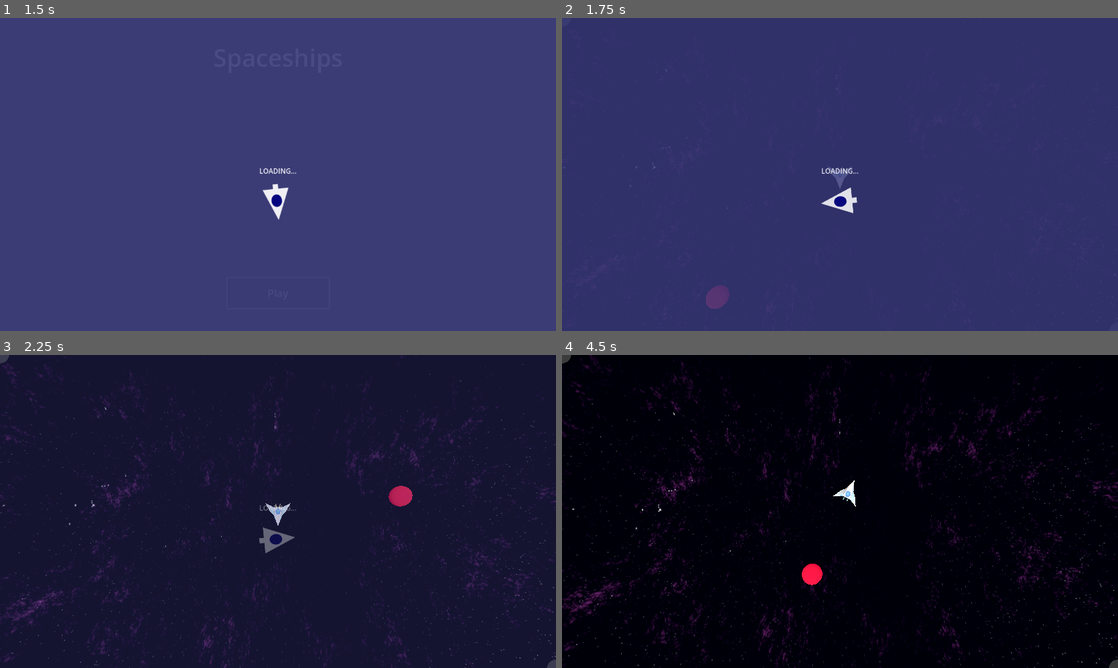
Above: before the commit, frames 1-4 (two rows, left to right).
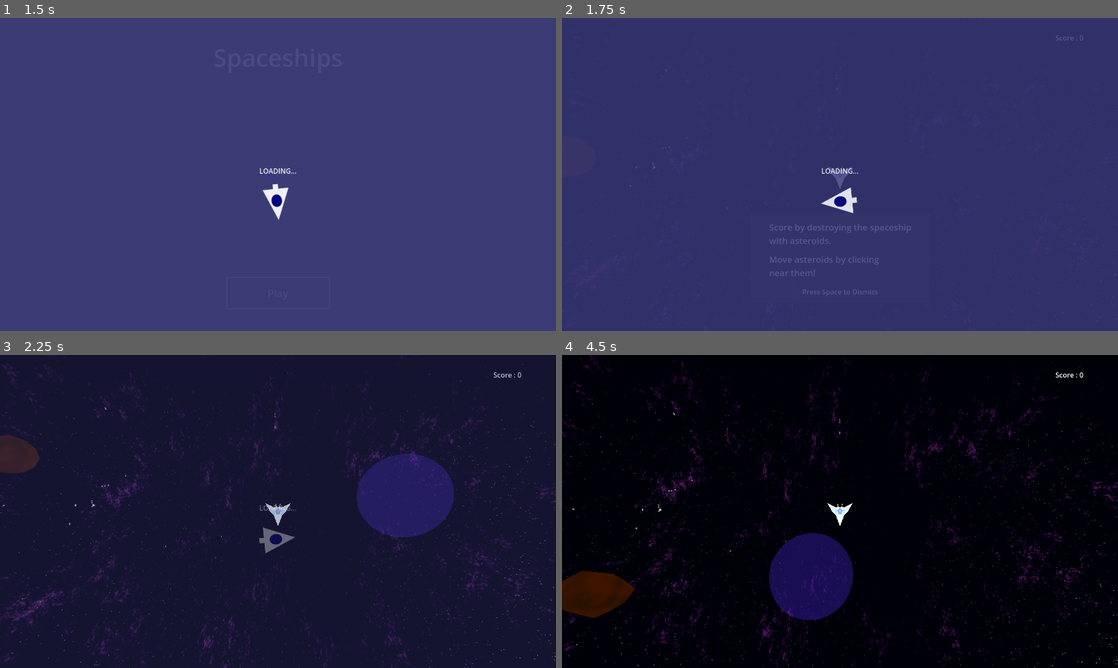
Above: after the commit, the same moments.

Repository: T0MIS0N/spaceships
Game: Godot game, scene res://UI/main_menu.tscn
Two runs of this game, one before a commit and one after it. Both use one fixed random seed, a clock stepped at 60 frames per second and the inputs below. Sound files missing from this copy of the repository are replaced by a short silence.
Inputs (mouse positions are in pixels of both pictures, inside the frame that each line leads up to):
- Up to frame 1 (1.5 s): click "Play" at 0.5 s; click "Play" at 1.25 s
- Up to frame 2 (1.75 s): no input
- Up to frame 3 (2.25 s): tap Space at 2 s; move the mouse to (400, 495) at 2.02 s; click (400, 495) at 2.1 s
- Up to frame 4 (4.5 s): tap Enter (ui_accept) at 2.27, 2.3, 2.57, 2.85, 3.02, 3.32, 3.8 s; move the mouse to (728, 527) at 2.77 s; click (728, 527) at 3.05 s; move the mouse to (895, 442) at 3.52 s; click (895, 442) at 3.6 s; move the mouse to (812, 574) at 4.27 s; click (812, 574) at 4.35 s

Frame 1 is identical in both runs. In frame 2, 0.7% of the frame differs, in the area x 0-94%, y 5-93%; in frame 3, 4.4%; in frame 4, 5.1%, in the area x 0-100%, y 0-100%.

Commit message:
Add Asteroids and Basic Game Logic
Add Asteroids to the game that move in a constant direction that can be changed by clicking near them.

Add a score label and a tool-tip to help players know what they're supposed to do in the game.

Diff:
--- /dev/null
+++ b/Hazards/asteroid.gd
@@ -0,0 +1,40 @@
+extends CharacterBody3D
+
+@export var speed = 4.0
+@export var direction : Vector3
+
+var rotation_vector : Vector3
+
+@onready var asteroid_sfx = $AudioStreamPlayer
+@onready var collision_shape = $Hitbox/CollisionShape3D
+
+
+func _ready():
+	set_new_rotation()
+
+
+func _physics_process(delta):
+	velocity.x = direction.x * speed
+	velocity.z = direction.z * speed
+
+	rotation_degrees.x = wrapf(rotation_degrees.x + rotation_vector.x,-180,180)
+	rotation_degrees.y = wrapf(rotation_degrees.y + rotation_vector.y,-180,180)
+	rotation_degrees.z = wrapf(rotation_degrees.z + rotation_vector.z,-180,180)
+
+	move_and_slide()
+
+
+func _on_hitbox_area_entered(area):
+	destroy_self()
+
+
+func destroy_self():
+	collision_shape.set_deferred("disabled",true)
+	visible = false
+	asteroid_sfx.play()
+	await asteroid_sfx.finished
+	queue_free()
+
+
+func set_new_rotation():
+	rotation_vector = Vector3(randf_range(-1,1),randf_range(-1,1),randf_range(-1,1))
--- /dev/null
+++ b/Hazards/asteroid.tscn
@@ -0,0 +1,31 @@
+[gd_scene load_steps=6 format=3 uid="uid://bfh4c483opfeb"]
+
+[ext_resource type="Script" path="res://Hazards/asteroid.gd" id="1_q3is3"]
+[ext_resource type="PackedScene" uid="uid://kmj76snb6ivd" path="res://Hazards/asteroid.glb" id="1_qdppc"]
+[ext_resource type="Material" uid="uid://dh6ydcia3w138" path="res://Hazards/asteroid_material.tres" id="2_t6eyf"]
+[ext_resource type="AudioStream" uid="uid://pyyerujoxx22" path="res://SoundFX/RockSmash1.ogg" id="4_4cmwi"]
+
+[sub_resource type="SphereShape3D" id="SphereShape3D_iawaa"]
+radius = 1.3
+
+[node name="Asteroid" type="CharacterBody3D"]
+script = ExtResource("1_q3is3")
+
+[node name="asteroid" parent="." instance=ExtResource("1_qdppc")]
+
+[node name="Asteroid" parent="asteroid" index="0"]
+surface_material_override/0 = ExtResource("2_t6eyf")
+
+[node name="Hitbox" type="Area3D" parent="."]
+collision_layer = 2
+collision_mask = 8
+
+[node name="CollisionShape3D" type="CollisionShape3D" parent="Hitbox"]
+shape = SubResource("SphereShape3D_iawaa")
+
+[node name="AudioStreamPlayer" type="AudioStreamPlayer" parent="."]
+stream = ExtResource("4_4cmwi")
+
+[connection signal="area_entered" from="Hitbox" to="." method="_on_hitbox_area_entered"]
+
+[editable path="asteroid"]
--- a/Hazards/asteroid_rock.tres
+++ b/Hazards/asteroid_rock.tres
@@ -30,10 +30,12 @@
 // Output:0
 	ALBEDO = vec3(n_out2p0.xyz);
 	NORMAL = vec3(n_out2p0.xyz);
+	NORMAL_MAP_DEPTH = n_out2p0.x;
 
 
 }
 "
+graph_offset = Vector2(0, 233.883)
 nodes/fragment/2/node = SubResource("VisualShaderNodeTexture_swcil")
 nodes/fragment/2/position = Vector2(20, 180)
-nodes/fragment/connections = PackedInt32Array(2, 0, 0, 0, 2, 0, 0, 8)
+nodes/fragment/connections = PackedInt32Array(2, 0, 0, 0, 2, 0, 0, 8, 2, 0, 0, 10)
--- /dev/null
+++ b/Hazards/bomb.gd
@@ -0,0 +1,30 @@
+extends Node3D
+
+@onready var boom = $AudioStreamPlayer
+@onready var mesh = $MeshInstance3D
+@onready var area = $Area3D
+@onready var collision = $Area3D/CollisionShape3D
+
+
+func _ready():
+	kaboom()
+
+
+func kaboom():
+	mesh.visible = true
+	boom.play()
+	await boom.finished
+	collision.disabled = true
+	queue_free()
+
+
+func push_asteroids():
+	var asteroids = area.get_overlapping_areas()
+	for asteroid in asteroids:
+		var new_direction = global_position.direction_to(asteroid.global_position)
+		asteroid.get_parent_node_3d().direction = new_direction
+		asteroid.get_parent_node_3d().set_new_rotation()
+
+
+func _on_area_3d_area_entered(area):
+	push_asteroids()
--- /dev/null
+++ b/Hazards/bomb.tscn
@@ -0,0 +1,36 @@
+[gd_scene load_steps=6 format=3 uid="uid://6decyjrd1jra"]
+
+[ext_resource type="AudioStream" uid="uid://dougawsx4tkrj" path="res://SoundFX/RockSmash2.ogg" id="1_1i8p4"]
+[ext_resource type="Script" path="res://Hazards/bomb.gd" id="1_afx6k"]
+
+[sub_resource type="StandardMaterial3D" id="StandardMaterial3D_rp843"]
+transparency = 1
+shading_mode = 0
+albedo_color = Color(0.337167, 0.187868, 1, 0.294118)
+
+[sub_resource type="SphereMesh" id="SphereMesh_q88mg"]
+material = SubResource("StandardMaterial3D_rp843")
+radius = 2.0
+height = 4.0
+
+[sub_resource type="SphereShape3D" id="SphereShape3D_uvvce"]
+radius = 2.0
+
+[node name="Bomb" type="Node3D"]
+script = ExtResource("1_afx6k")
+
+[node name="MeshInstance3D" type="MeshInstance3D" parent="."]
+visible = false
+mesh = SubResource("SphereMesh_q88mg")
+
+[node name="Area3D" type="Area3D" parent="."]
+collision_layer = 0
+collision_mask = 2
+
+[node name="CollisionShape3D" type="CollisionShape3D" parent="Area3D"]
+shape = SubResource("SphereShape3D_uvvce")
+
+[node name="AudioStreamPlayer" type="AudioStreamPlayer" parent="."]
+stream = ExtResource("1_1i8p4")
+
+[connection signal="area_entered" from="Area3D" to="." method="_on_area_3d_area_entered"]
--- a/Level/game_world.gd
+++ b/Level/game_world.gd
@@ -2,28 +2,39 @@
 
 var laser = preload("res://Spaceship/laser.tscn")
 var spaceship = preload("res://Spaceship/spaceship.tscn")
+var asteroid = preload("res://Hazards/asteroid.tscn")
+var bomb = preload("res://Hazards/bomb.tscn")
+var spawn_on_left = true
+var mouse_position : Vector3
+var score = 0
 
 @onready var top_left_post = $TopLeftPost
 @onready var bottom_right_post = $BottomRightPost
 @onready var camera = $Camera3D
-@onready var obstacle = $Obstacle
 @onready var projectiles = $Projectiles
 @onready var spaceships = $Spaceships
+@onready var hazards = $Hazards
+@onready var left_spawner = $SpawnerLeft
+@onready var right_spawner = $SpawnerRight
+@onready var asteroid_timer = $AsteroidTimer
+@onready var ship_timer = $ShipTimer
+@onready var bombs = $Bombs
 
 
 func _ready():
-	var new_spaceship = spaceship.instantiate()
-	new_spaceship.fire_projectile.connect(spawn_projectile)
-	spaceships.add_child(new_spaceship)
+	spawn_space_ship()
+	add_asteroid()
 
 
 # Called every frame. 'delta' is the elapsed time since the previous frame.
 func _process(delta):
-	keep_within_boundaries()
+	keep_within_boundaries(spaceships)
+	keep_within_boundaries(hazards)
+	set_score()
 
 
-func keep_within_boundaries():
-	for ship in spaceships.get_children():
+func keep_within_boundaries(collection):
+	for ship in collection.get_children():
 		if ship.position.x < top_left_post.position.x:
 			ship.position.x = bottom_right_post.position.x - 1
 
@@ -39,8 +50,13 @@
 
 func _input(event):
 	if event is InputEventMouse:
-		var pos3d = camera.project_position(event.position,camera.position.y)
-		obstacle.position = pos3d
+		mouse_position = camera.project_position(event.position,camera.position.y)
+	if Input.is_action_just_pressed("kaboom"):
+		var new_bomb = bomb.instantiate()
+		new_bomb.global_position = mouse_position
+		bombs.add_child(new_bomb)
+	if Input.is_action_just_pressed("ui_accept"):
+		$GameUI/TutorialPanel.visible = false
 
 
 func spawn_projectile(direction, ship_position):
@@ -48,3 +64,45 @@
 	new_laser.position = ship_position
 	new_laser.direction = direction
 	projectiles.add_child(new_laser)
+
+
+func add_asteroid():
+	var new_asteroid = asteroid.instantiate()
+	if spawn_on_left:
+		new_asteroid.global_position = left_spawner.global_position
+		new_asteroid.direction = Vector3(randf_range(0,5),0,randf_range(-5,5)).normalized()
+	else:
+		new_asteroid.global_position = right_spawner.global_position
+		new_asteroid.direction = Vector3(randf_range(-5,0),0,randf_range(-5,5)).normalized()
+	hazards.add_child(new_asteroid)
+	asteroid_timer.start()
+
+
+func spawn_space_ship():
+	var new_spaceship = spaceship.instantiate()
+	new_spaceship.fire_projectile.connect(spawn_projectile)
+	new_spaceship.death.connect(player_scored)
+	spaceships.add_child(new_spaceship)
+
+
+func player_scored():
+	ship_timer.start()
+	score += 1000
+	kill_asteroids()
+
+
+func kill_asteroids():
+	for hazard in hazards.get_children():
+		hazard.destroy_self()
+
+
+func set_score():
+	$GameUI/ScoreLabel.text = str("Score : ",score)
+
+
+func _on_timer_timeout():
+	add_asteroid()
+
+
+func _on_ship_timer_timeout():
+	spawn_space_ship()
--- a/Level/game_world.tscn
+++ b/Level/game_world.tscn
@@ -1,7 +1,6 @@
-[gd_scene load_steps=8 format=3 uid="uid://furwyjwciuwj"]
+[gd_scene load_steps=7 format=3 uid="uid://furwyjwciuwj"]
 
 [ext_resource type="Script" path="res://Level/game_world.gd" id="1_fdoap"]
-[ext_resource type="PackedScene" uid="uid://3eysdd2bgood" path="res://Hazards/obstacle.tscn" id="3_fvi0o"]
 [ext_resource type="PackedScene" uid="uid://cixwy7uwti3f5" path="res://Level/boundary_posts.tscn" id="4_3yad7"]
 [ext_resource type="Material" uid="uid://bimcpfwbcmjvp" path="res://Level/space_material.tres" id="4_vvus5"]
 [ext_resource type="AudioStream" uid="uid://b5ly6g1mapyir" path="res://SoundFX/BackgroundMusic.ogg" id="5_i8njp"]
@@ -22,14 +21,13 @@
 [node name="Camera3D" type="Camera3D" parent="."]
 transform = Transform3D(1, 0, 0, 0, -4.37114e-08, 1, 0, -1, -4.37114e-08, 0, 10, 0)
 
-[node name="Obstacle" parent="." instance=ExtResource("3_fvi0o")]
-transform = Transform3D(1, 0, 0, 0, 1, 0, 0, 0, 1, -6, 0, 6)
-
 [node name="TopLeftPost" parent="." instance=ExtResource("4_3yad7")]
 transform = Transform3D(1, 0, 0, 0, 1, 0, 0, 0, 1, -15, 0, -8.5)
+visible = false
 
 [node name="BottomRightPost" parent="." instance=ExtResource("4_3yad7")]
 transform = Transform3D(1, 0, 0, 0, 1, 0, 0, 0, 1, 15, 0, 8.5)
+visible = false
 
 [node name="SpaceSphere" type="MeshInstance3D" parent="."]
 transform = Transform3D(-4.37114e-08, -1, 0, 1, -4.37114e-08, 0, 0, 0, 1, 0, 0, 0)
@@ -52,3 +50,100 @@
 [node name="AudioStreamPlayer" type="AudioStreamPlayer" parent="."]
 stream = ExtResource("5_i8njp")
 autoplay = true
+
+[node name="SpawnerLeft" type="Node3D" parent="."]
+transform = Transform3D(1, 0, 0, 0, 1, 0, 0, 0, 1, 16, 0, 0)
+
+[node name="SpawnerRight" type="Node3D" parent="."]
+transform = Transform3D(1, 0, 0, 0, 1, 0, 0, 0, 1, -16, 0, 0)
+
+[node name="AsteroidTimer" type="Timer" parent="."]
+wait_time = 5.0
+one_shot = true
+autostart = true
+
+[node name="ShipTimer" type="Timer" parent="."]
+wait_time = 1.5
+one_shot = true
+
+[node name="Bombs" type="Node3D" parent="."]
+
+[node name="GameUI" type="Control" parent="."]
+layout_mode = 3
+anchors_preset = 15
+anchor_right = 1.0
+anchor_bottom = 1.0
+grow_horizontal = 2
+grow_vertical = 2
+
+[node name="ScoreLabel" type="Label" parent="GameUI"]
+layout_mode = 1
+anchors_preset = 1
+anchor_left = 1.0
+anchor_right = 1.0
+offset_left = -144.0
+offset_top = 34.0
+offset_right = -79.0
+offset_bottom = 60.0
+grow_horizontal = 0
+text = "Score : 0"
+
+[node name="TutorialPanel" type="Panel" parent="GameUI"]
+layout_mode = 1
+anchors_preset = 7
+anchor_left = 0.5
+anchor_top = 1.0
+anchor_right = 0.5
+anchor_bottom = 1.0
+offset_left = -207.5
+offset_top = -271.0
+offset_right = 207.5
+offset_bottom = -65.0
+grow_horizontal = 2
+grow_vertical = 0
+
+[node name="Label" type="Label" parent="GameUI/TutorialPanel"]
+layout_mode = 1
+anchors_preset = 5
+anchor_left = 0.5
+anchor_right = 0.5
+offset_left = -164.0
+offset_top = 18.0
+offset_right = 164.0
+offset_bottom = 80.0
+grow_horizontal = 2
+theme_override_font_sizes/font_size = 20
+text = "Score by destroying the spaceship
+with asteroids."
+
+[node name="Label3" type="Label" parent="GameUI/TutorialPanel"]
+layout_mode = 1
+anchors_preset = 5
+anchor_left = 0.5
+anchor_right = 0.5
+offset_left = -164.0
+offset_top = 92.0
+offset_right = 164.0
+offset_bottom = 154.0
+grow_horizontal = 2
+theme_override_font_sizes/font_size = 20
+text = "Move asteroids by clicking
+near them!"
+
+[node name="Label2" type="Label" parent="GameUI/TutorialPanel"]
+layout_mode = 1
+anchors_preset = 7
+anchor_left = 0.5
+anchor_top = 1.0
+anchor_right = 0.5
+anchor_bottom = 1.0
+offset_left = -87.5
+offset_top = -37.0
+offset_right = 87.5
+offset_bottom = -11.0
+grow_horizontal = 2
+grow_vertical = 0
+text = "Press Space to Dismiss"
+
+[connection signal="timeout" from="AsteroidTimer" to="." method="_on_timer_timeout"]
+[connection signal="timeout" from="ShipTimer" to="." method="_on_ship_timer_timeout"]
--- a/Spaceship/laser.gd
+++ b/Spaceship/laser.gd
@@ -1,6 +1,6 @@
 extends CharacterBody3D
 
-@export var speed = 5.0
+@export var speed = 7.0
 @export var direction : Vector3
 
 
@@ -13,3 +13,7 @@
 
 func _on_timer_timeout():
 	queue_free()
+
+
+func _on_area_3d_area_entered(area):
+	queue_free()
--- a/Spaceship/laser.tscn
+++ b/Spaceship/laser.tscn
@@ -22,7 +22,7 @@
 
 [node name="Area3D" type="Area3D" parent="."]
 collision_layer = 8
-collision_mask = 0
+collision_mask = 2
 
 [node name="CollisionShape3D" type="CollisionShape3D" parent="Area3D"]
 shape = SubResource("SphereShape3D_h3oj8")
@@ -32,4 +32,5 @@
 one_shot = true
 autostart = true
 
+[connection signal="area_entered" from="Area3D" to="." method="_on_area_3d_area_entered"]
 [connection signal="timeout" from="Timer" to="." method="_on_timer_timeout"]
--- a/Spaceship/spaceship.gd
+++ b/Spaceship/spaceship.gd
@@ -1,6 +1,7 @@
 extends CharacterBody3D
 
 signal fire_projectile(direction, position)
+signal death()
 
 @export var SPEED = 5.0
 @export var JUMP_VELOCITY = 4.5
@@ -66,3 +67,8 @@
 
 func _on_timer_timeout():
 	can_fire = true
+
+
+func _on_hitbox_area_entered(area):
+	emit_signal("death")
+	queue_free()
--- a/Spaceship/spaceship.tscn
+++ b/Spaceship/spaceship.tscn
@@ -37,7 +37,7 @@
 
 [node name="Hitbox" type="Area3D" parent="spaceship"]
 collision_layer = 4
-collision_mask = 0
+collision_mask = 2
 
 [node name="ShipCollision" type="CollisionShape3D" parent="spaceship/Hitbox"]
 shape = SubResource("ConvexPolygonShape3D_jlvmb")
@@ -61,6 +61,7 @@
 
 [connection signal="area_entered" from="TargetArea" to="." method="_on_target_area_area_entered"]
 [connection signal="area_exited" from="TargetArea" to="." method="_on_target_area_area_exited"]
+[connection signal="area_entered" from="spaceship/Hitbox" to="." method="_on_hitbox_area_entered"]
 [connection signal="timeout" from="Timer" to="." method="_on_timer_timeout"]
 
 [editable path="spaceship"]
--- a/project.godot
+++ b/project.godot
@@ -26,6 +26,14 @@
 window/size/viewport_height=720
 window/stretch/mode="viewport"
 
+[input]
+
+kaboom={
+"deadzone": 0.5,
+"events": [Object(InputEventMouseButton,"resource_local_to_scene":false,"resource_name":"","device":-1,"window_id":0,"alt_pressed":false,"shift_pressed":false,"ctrl_pressed":false,"meta_pressed":false,"button_mask":0,"position":Vector2(0, 0),"global_position":Vector2(0, 0),"factor":1.0,"button_index":1,"canceled":false,"pressed":false,"double_click":false,"script":null)
+]
+}
+
 [layer_names]
 
 3d_physics/layer_1="World"
